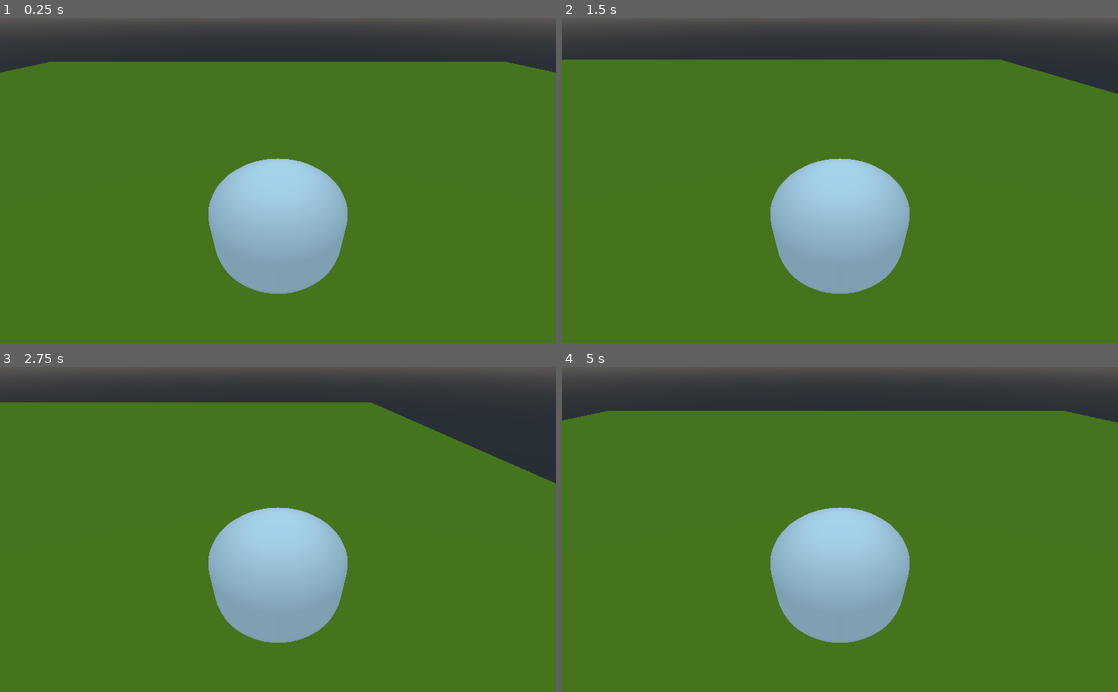
Above: before the commit, frames 1-4 (two rows, left to right).
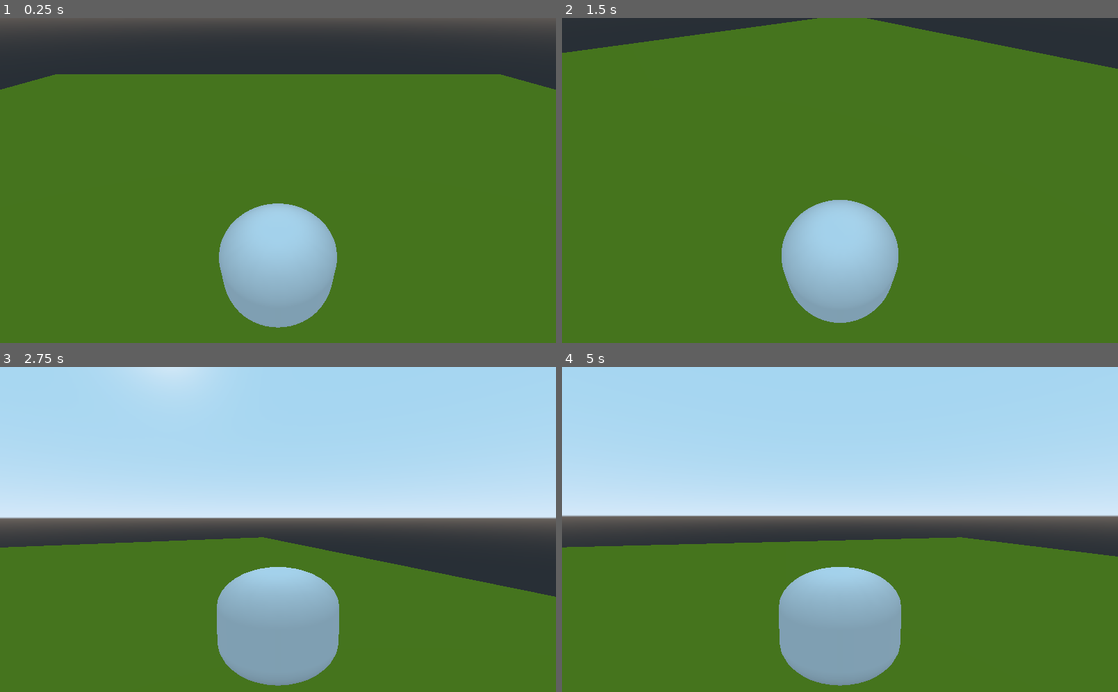
Above: after the commit, the same moments.

Repository: MusinxFate/GameProject
Game: Godot game, scene res://Spatial.tscn
The game is run twice, just before and just after one commit, with the same random seed, the same clock (stepped at 60 frames per second) and the same inputs.
Inputs (mouse positions are in pixels of both pictures, inside the frame that each line leads up to):
- Up to frame 1 (0.25 s): no input
- Up to frame 2 (1.5 s): tap Enter at 0.5 s; move the mouse to (962, 164) at 0.52 s; hold Right (ui_right) 0.53-1.28 s; move the mouse to (728, 196) at 1.27 s; hold Down (ui_down) from 1.28 s (still down)
- Up to frame 3 (2.75 s): move the mouse to (333, 458) at 2.02 s; release Down (ui_down) at 2.03 s; hold Right (ui_right) from 2.03 s (still down)
- Up to frame 4 (5 s): move the mouse to (812, 594) at 2.77 s; release Right (ui_right) at 2.78 s; hold Up (ui_up) 2.78-3.53 s; move the mouse to (1006, 578) at 3.52 s; hold Left (ui_left) from 3.53 s (still down); move the mouse to (673, 480) at 4.27 s

The runs differ from the first frame. In frame 1, 12% of the frame differs, in the area x 0-100%, y 13-96%; in frame 2, 19%; in frame 3, 64%, in the area x 0-100%, y 0-99%; in frame 4, 60%.

Commit message:
Added camera moviments

Diff:
--- /dev/null
+++ b/Camera.gd
@@ -0,0 +1,15 @@
+extends Camera
+
+var mouse_sens = 0.3
+var camera_anglev=0
+
+func _ready():
+	pass # Replace with function body.
+
+func _input(event):
+	if event is InputEventMouseMotion:
+		$Camera.rotate_y(deg2rad(-event.relative.x*mouse_sens))
+		var changev=-event.relative.y*mouse_sens
+		if camera_anglev+changev>-50 and camera_anglev+changev<50:
+			camera_anglev+=changev
+			$Camera.rotate_x(deg2rad(changev))
--- /dev/null
+++ b/CameraOrbit.gd
@@ -0,0 +1,23 @@
+extends Spatial
+
+var lookSensitivity : float = 15.0
+var minLookAngle : float = -20.0
+var maxLookAngle : float = 75.0
+var mouseDelta : Vector2 = Vector2()
+onready var player = get_parent()
+
+func _input(event):
+  if event is InputEventMouseMotion: mouseDelta = event.relative
+
+
+func _process(delta):
+  var rot = Vector3(mouseDelta.y, mouseDelta.x, 0) * lookSensitivity * delta
+  rotation_degrees.x -= rot.x
+  rotation_degrees.x = clamp(rotation_degrees.x, minLookAngle, maxLookAngle)
+
+  player.rotation_degrees.y -= rot.y
+
+  mouseDelta = Vector2()
+
+func _ready():
+  Input.set_mouse_mode(Input.MOUSE_MODE_CAPTURED)
--- a/Spatial.tscn
+++ b/Spatial.tscn
@@ -1,6 +1,7 @@
-[gd_scene load_steps=8 format=2]
+[gd_scene load_steps=9 format=2]
 
 [ext_resource path="res://Player.gd" type="Script" id=1]
+[ext_resource path="res://CameraOrbit.gd" type="Script" id=2]
 
 [sub_resource type="CubeMesh" id=4]
 
@@ -42,5 +43,9 @@
 transform = Transform( 0.489, 0, 0, 0, -2.18557e-08, -0.568, 0, 0.5, -2.48281e-08, 0, 0.368843, 0 )
 shape = SubResource( 3 )
 
-[node name="Camera" type="Camera" parent="Player"]
+[node name="CameraOrbit" type="Spatial" parent="Player"]
+transform = Transform( 1, 0, 0, 0, 1, 0, 0, 0, 1, 0, 1, 0 )
+script = ExtResource( 2 )
+
+[node name="Camera" type="Camera" parent="Player/CameraOrbit"]
 transform = Transform( 1, 0, 0, 0, 0.810175, 0.586189, 0, -0.586189, 0.810175, 0, 3.13235, 2.56503 )
